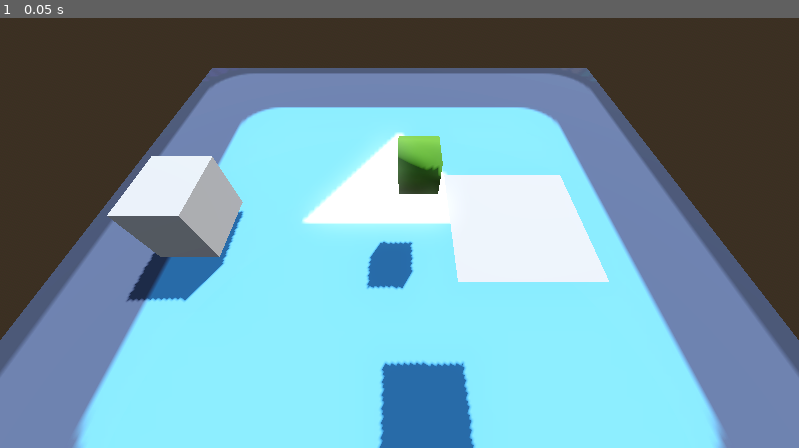
Above: before the commit, frame 1.
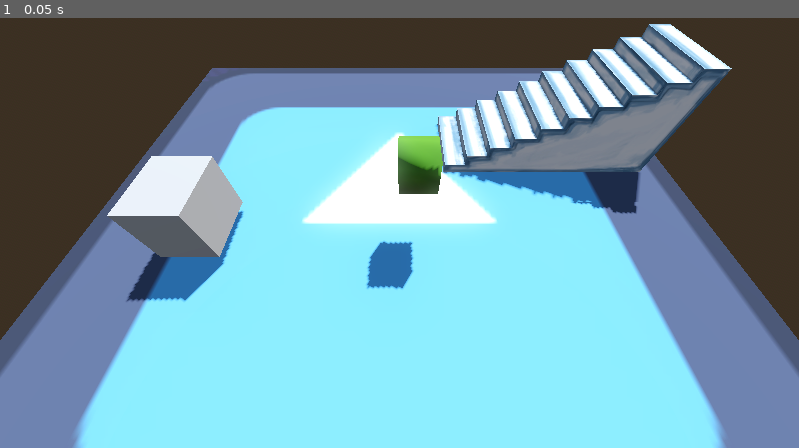
Above: after the commit, the same moment.

Repository: mark00vka/DeceptionWizards
Game: Godot game, scene res://main.tscn
Same seed, same stepped clock (60 frames per second), same inputs: the game is played once before the commit and once after it. The engine's default icon, where the game draws it, is replaced by a stand-in: a white triangle on a blue panel in a dark square.
Inputs:
- Up to frame 1 (0.05 s): no input

The runs differ from the first frame. In frame 1, 15% of the frame differs, in the area x 47-92%, y 1-100%.

Commit message:
fix stairs

Diff:
--- a/main.tscn
+++ b/main.tscn
@@ -1,6 +1,7 @@
-[gd_scene load_steps=12 format=4 uid="uid://cm6byh8geuxup"]
+[gd_scene load_steps=11 format=4 uid="uid://cm6byh8geuxup"]
 
 [ext_resource type="Script" path="res://main.gd" id="1_b5th3"]
+[ext_resource type="PackedScene" uid="uid://cfasp8gth34eb" path="res://stairs.fbx" id="3_44eyh"]
 [ext_resource type="Texture2D" uid="uid://wane8mf68nan" path="res://icon.svg" id="3_uj88q"]
 
 [sub_resource type="ProceduralSkyMaterial" id="ProceduralSkyMaterial_vo3no"]
@@ -37,11 +38,6 @@
 
 [sub_resource type="StandardMaterial3D" id="StandardMaterial3D_3fumk"]
 albedo_color = Color(0.211765, 0.384314, 0.0666667, 1)
-
-[sub_resource type="QuadMesh" id="QuadMesh_8xb0u"]
-
-[sub_resource type="BoxShape3D" id="BoxShape3D_povv4"]
-size = Vector3(1, 1, 0.001)
 
 [node name="Main" type="Node3D"]
 script = ExtResource("1_b5th3")
@@ -94,15 +90,5 @@
 transform = Transform3D(1, 0, 0, 0, 1, 0, 0, 0, 1, -0.269167, 0.488217, 0.188927)
 size = Vector3(1.62451, 1.64453, 1.91064)
 
-[node name="DrawingPlane" type="CSGMesh3D" parent="."]
-transform = Transform3D(1.965, 0, 0, 0, -8.58929e-08, 1.965, 0, -1.965, -8.58929e-08, 1.7409, 4.13084, 3.36963)
-mesh = SubResource("QuadMesh_8xb0u")
-
-[node name="DrawingArea" type="Area3D" parent="DrawingPlane"]
-
-[node name="CollisionShape3D" type="CollisionShape3D" parent="DrawingPlane/DrawingArea"]
-transform = Transform3D(1, 0, 0, 0, 0.999996, 3.8743e-07, 0, -3.8743e-07, 0.999996, 0, -0.00569057, 0.000798702)
-shape = SubResource("BoxShape3D_povv4")
-
-[connection signal="input_event" from="DrawingPlane/DrawingArea" to="." method="_on_drawing_area_input_event"]
-[connection signal="mouse_exited" from="DrawingPlane/DrawingArea" to="." method="_on_drawing_area_mouse_exited"]
+[node name="stairs" parent="." instance=ExtResource("3_44eyh")]
+transform = Transform3D(0.14, 0, 0, 0, 0.14, 0, 0, 0, 0.14, 5.28315, 0.603797, -3.42729)
--- a/stairs.tres
+++ b/stairs.tres
@@ -5,6 +5,6 @@
 [resource]
 resource_name = "stairs"
 vertex_color_use_as_albedo = true
-albedo_color = Color(0.906332, 0.906332, 0.906332, 1)
 albedo_texture = ExtResource("1_7hep5")
-emission_enabled = true
+metallic_specular = 0.0
+roughness = 0.0
Not shown, changed: stairs.fbx.import
